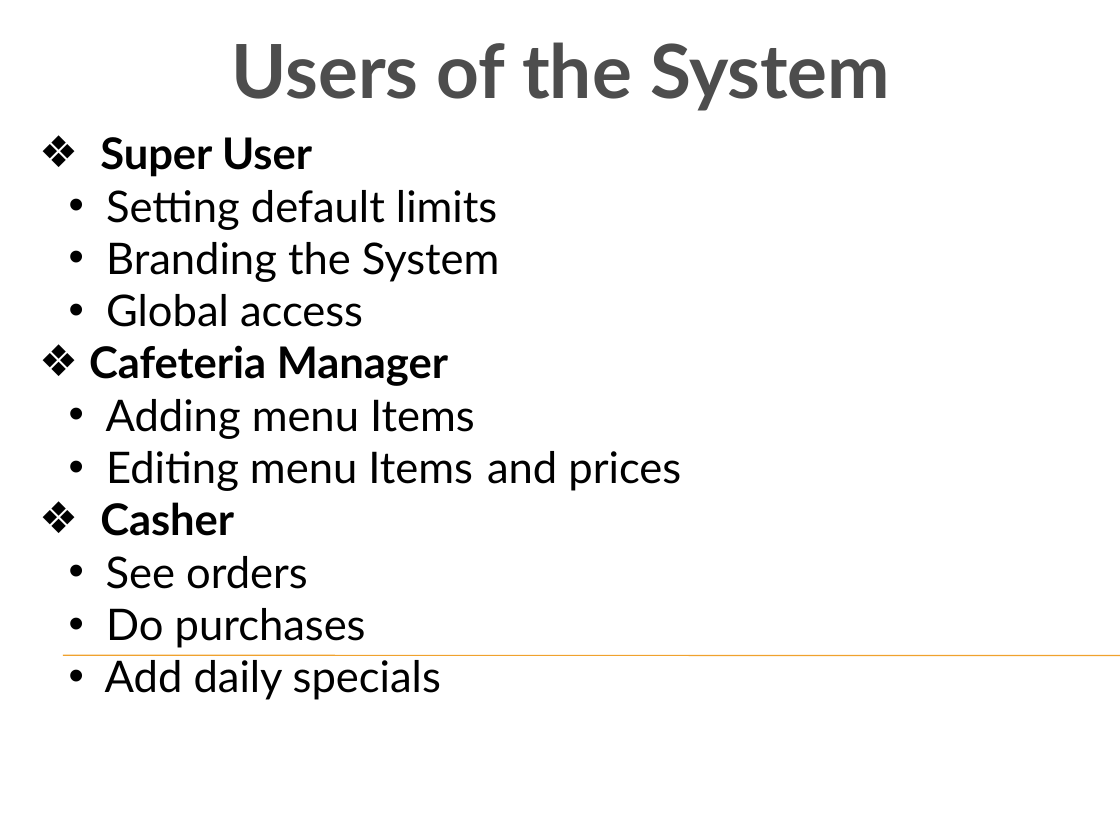
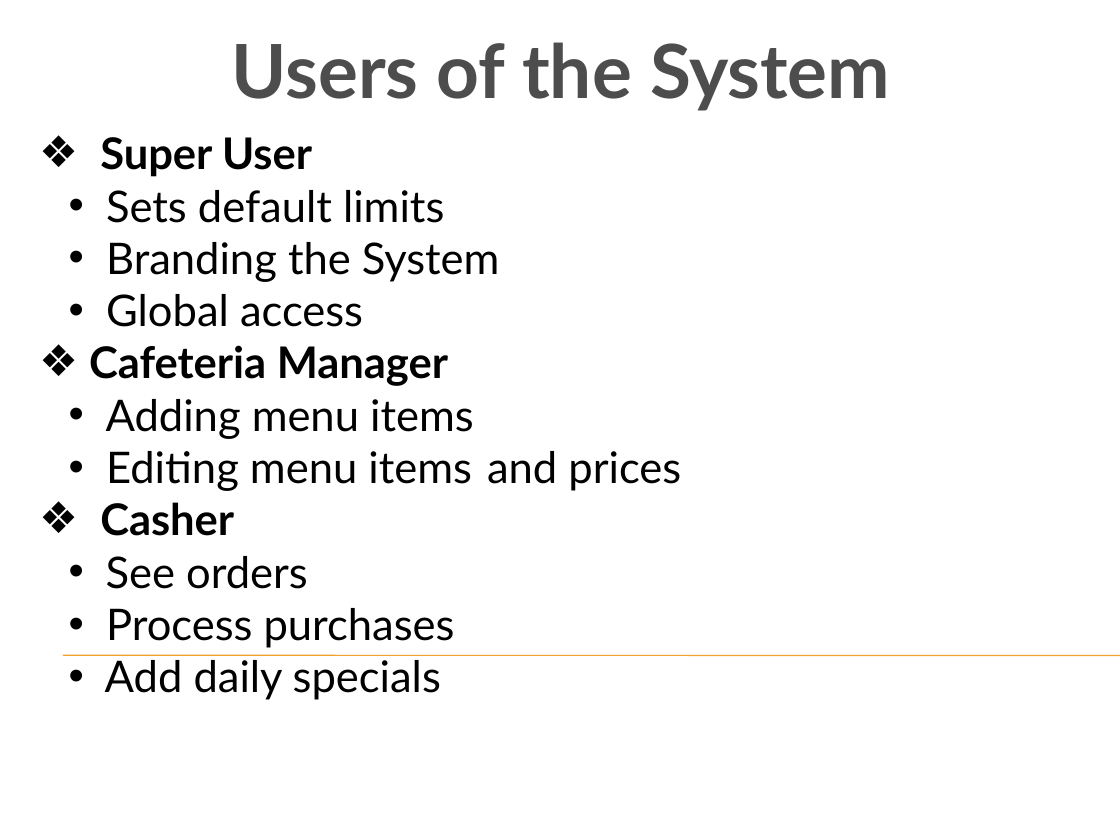
Before and after one commit to toniamichael94/MainProjectCOS301, a slide deck: slide 3 of Demo 1.pptx. Drawn at 1120x840 pixels with LibreOffice and Linux fonts; fonts in the diff are those of the drawing; background and template pictures are left out. Boxes give left, top, right and bottom in pixels: in the first picture for what was removed or moved away, otherwise in the second. Text is boxed around its words. In the diff, an @@ line names an element or a change of style, - is before the commit and + after.

```diff
--- a/Demo 1.pptx
+++ b/Demo 1.pptx
@@ text at box(106, 190, 444, 223): text changed @@
-  • Setting default limits
+  • Sets default limits
@@ text at box(106, 399, 681, 491): text changed @@
-  • Adding menu Items
-  • Editing menu Items and prices
+  • Adding menu items
+  • Editing menu items and prices
@@ text at box(106, 608, 455, 648): text changed @@
-  • Do purchases
+  • Process purchases
```
Also in this commit, not shown: 2 other slides changed, 2 slides added.
